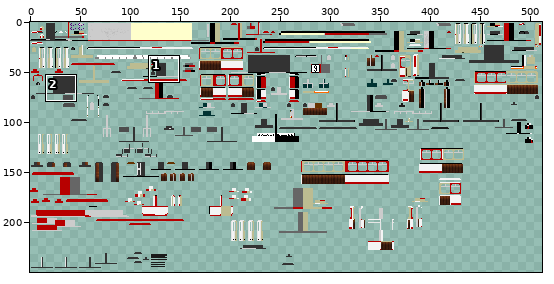
Two states of a sprite sheet, src/main/resources/assets/tc/textures/trains/Duewag_GT6ER_Red.png. The picture above shows the old version from afar; the outline marks the close-up.
Close-up. Before:
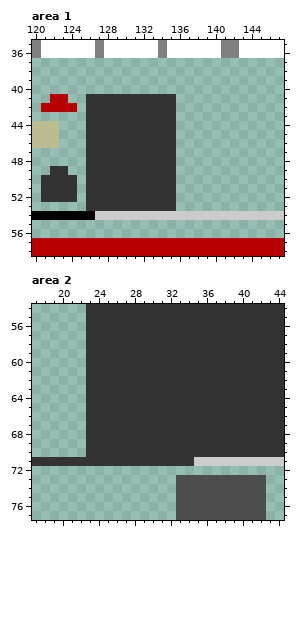
The file is 512x256 pixels. Colours within 5 levels of each other are drawn and written as one. Shown: area 1: x 120..147, y 35..58; area 2: x 17..44, y 54..77. The wide view leaves out empty margins. The commit also changed other parts of the picture, which this record leaves out.
And afterwards:
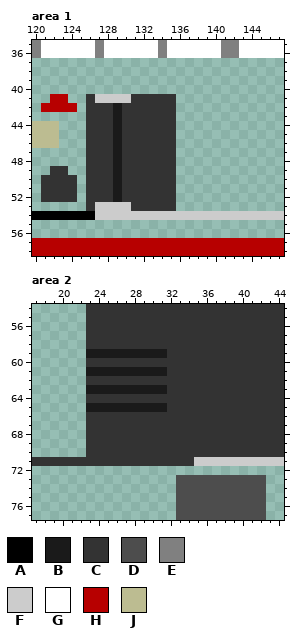
Palette (. is transparent): A #000000  B #1a1a1a  C #333333  D #4d4d4d  E #808080  F #cccccc  G #ffffff  H #b70000  J #bcbc91
From old to new:
{"where": "area 1"}
{"y":41,"x":127,"old":"CCCC","new":"FFFF"}
{"y":42,"x":129,"old":"C","new":"B"}
{"y":43,"x":129,"old":"C","new":"B"}
{"y":44,"x":129,"old":"C","new":"B"}
{"y":45,"x":129,"old":"C","new":"B"}
{"y":46,"x":129,"old":"C","new":"B"}
{"y":47,"x":129,"old":"C","new":"B"}
{"y":48,"x":129,"old":"C","new":"B"}
{"y":49,"x":129,"old":"C","new":"B"}
{"y":50,"x":129,"old":"C","new":"B"}
{"y":51,"x":129,"old":"C","new":"B"}
{"y":52,"x":129,"old":"C","new":"B"}
{"y":53,"x":127,"old":"CCCC","new":"FFFF"}
{"where": "area 2"}
{"y":59,"x":23,"old":"CCCCCCCCC","new":"BBBBBBBBB"}
{"y":61,"x":23,"old":"CCCCCCCCC","new":"BBBBBBBBB"}
{"y":63,"x":23,"old":"CCCCCCCCC","new":"BBBBBBBBB"}
{"y":65,"x":23,"old":"CCCCCCCCC","new":"BBBBBBBBB"}
{"label":"changed","picture_box":[95,94,131,211]}
{"label":"changed","picture_box":[86,349,167,412]}
